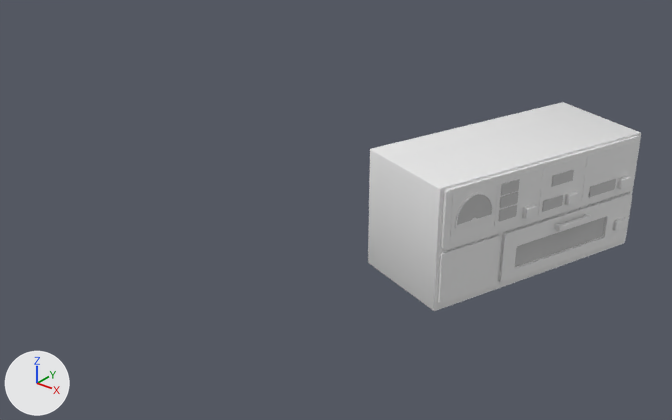
The FBX model Assets/_Assets/Models/MultiUnits_02.fbx, before and after one commit.
Camera for both pictures: a camera (50 mm lens) standing at (9.83, -8.01, 16.47) and looking at (0.83, 3.24, 9.5). The axes (+X, +Y, +Z) are drawn at lower left. The lights are the same throughout. The picture after the commit comes second. Where no turn or scale is listed for an object, it has been applied to the vertices.

The first picture shows 'PhotoColor_Mod', 'blankPlate_v2', 'bottombaseUnit', 'spectromMod_v1' and 4 more.
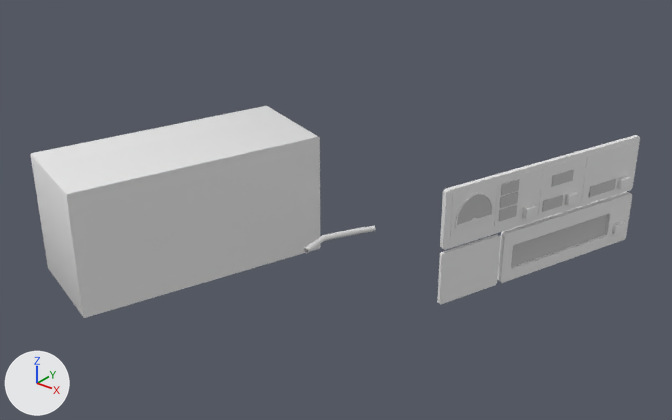
Where the change shows, as pixel boxes [x1, y1, x2, y2] in the pictures (672 x 420 px):
'bottombaseUnit', moved
    before: [368, 102, 641, 311]
    after: [31, 106, 321, 318]
'modBox_cord_v1', added
    after: [303, 226, 376, 253]

The change, as a diff of the scene's bpy script:
```diff
--- a/Assets/_Assets/Models/MultiUnits_02.fbx.py
+++ b/Assets/_Assets/Models/MultiUnits_02.fbx.py
@@ me_béziercurve_018 @@
+me_béziercurve_018.from_pydata(...)  # 30 vertices, 36 faces; spans x -0.74..-0.42, y -1.17..0.64, z -0.58..-0.2
@@ ob_bottombaseunit @@
 ob_bottombaseunit = bpy.data.objects.new('bottombaseUnit', me_cube_190)
-ob_bottombaseunit.location = (2.82, 3.64, 9.84)
+ob_bottombaseunit.location = (-1.36, 0.04, 9.84)
@@ ob_modbox_cord_v1 @@
+ob_modbox_cord_v1 = bpy.data.objects.new('modBox_cord_v1', me_béziercurve_018)
+ob_modbox_cord_v1.location = (1.7, 3.19, 9.57)
```
